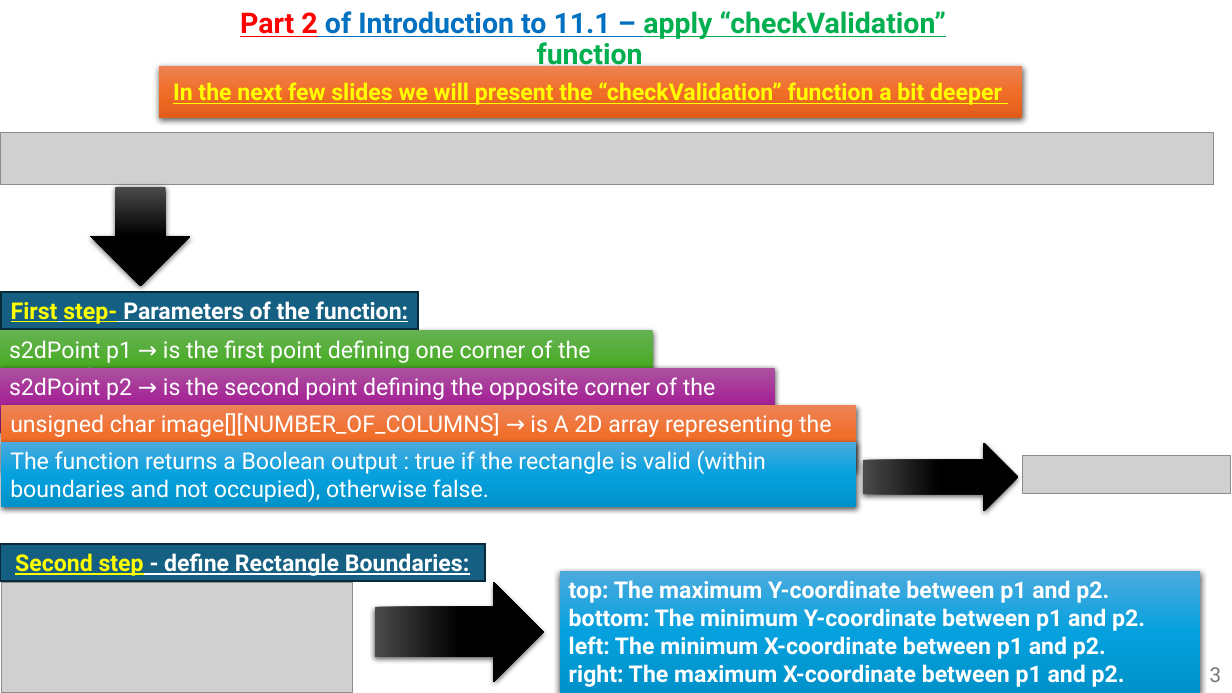
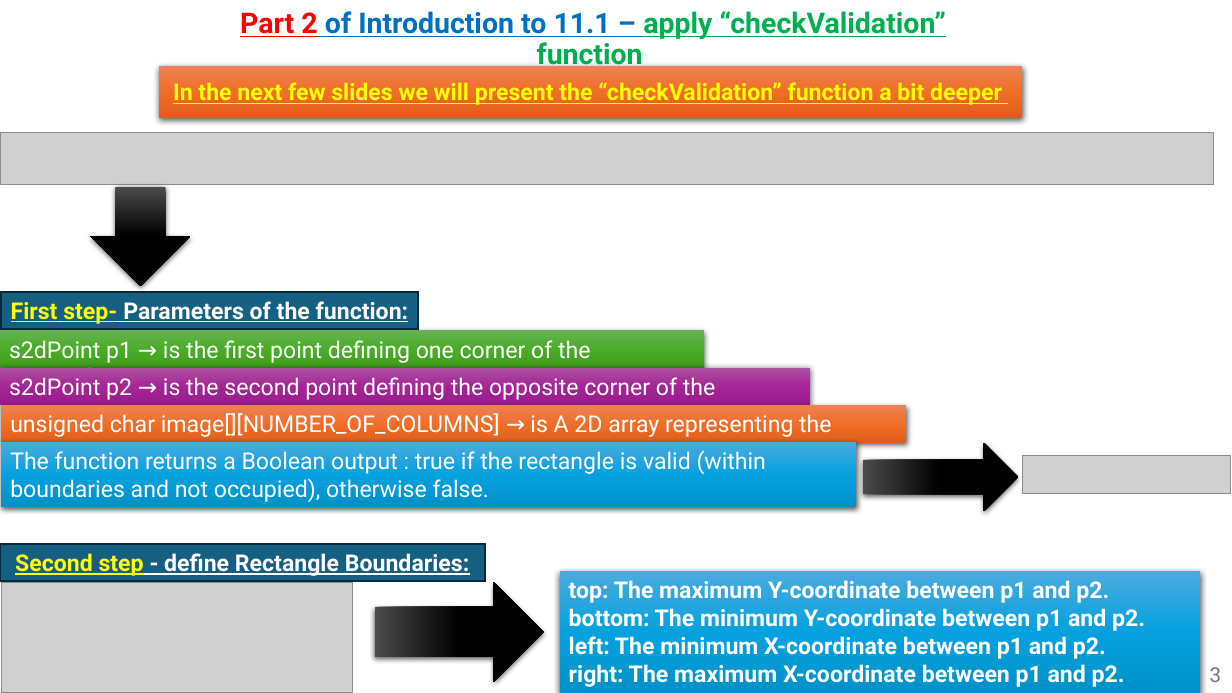
Before and after one commit to omripony/image-processing, a slide deck: slide 3 of labs/Assignment_11.pptx. Drawn at 1232x693 pixels with LibreOffice and Linux fonts; fonts in the diff are those of the drawing; grey boxes stand for pictures. Boxes give left, top, right and bottom in pixels: in the first picture for what was removed or moved away, otherwise in the second. Text is boxed around its words. In the diff, an @@ line names an element or a change of style, - is before the commit and + after.

```diff
--- a/labs/Assignment_11.pptx
+++ b/labs/Assignment_11.pptx
@@ rectangle "s2dPoint p1 → is the ..." resized from (x1=0, y1=331, x2=653, y2=396) to (x1=0, y1=331, x2=704, y2=368) @@
@@ rectangle "s2dPoint p2 → is the ..." resized from (x1=0, y1=368, x2=775, y2=433) to (x1=0, y1=368, x2=811, y2=405) @@
@@ rectangle "unsigned char image[][NUMBER_OF_COLUMNS] → is ..." resized from (x1=1, y1=406, x2=857, y2=471) to (x1=1, y1=406, x2=907, y2=443) @@
```
Also in this commit, not shown: 5 other slides changed, 23 slides added, 9 slides removed.
